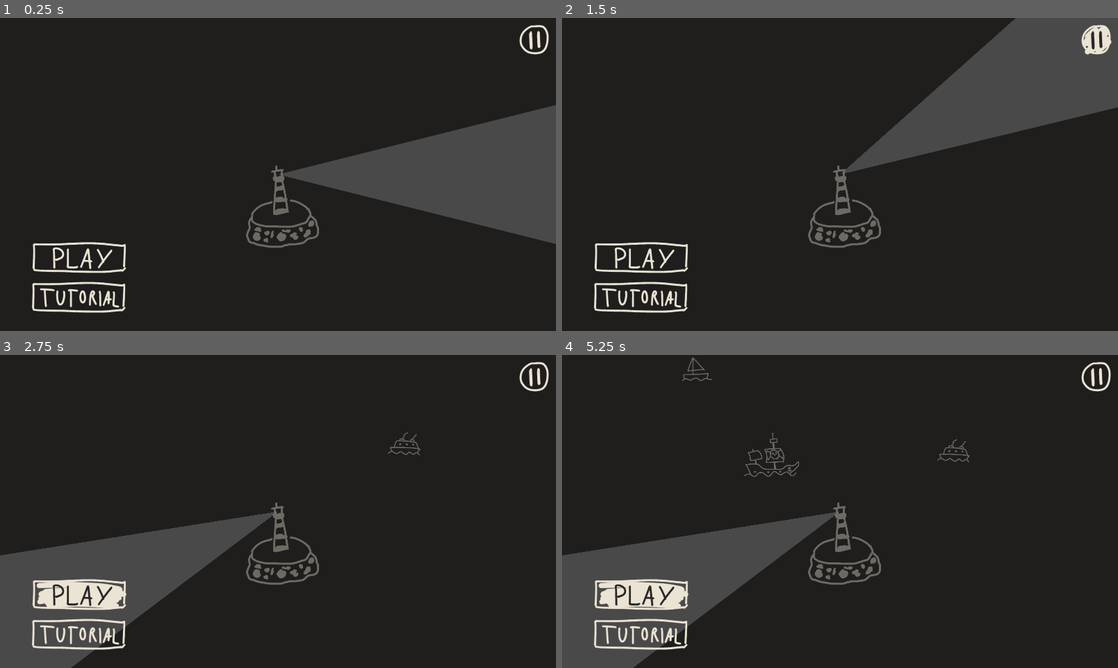
Above: before the commit, frames 1-4 (two rows, left to right).
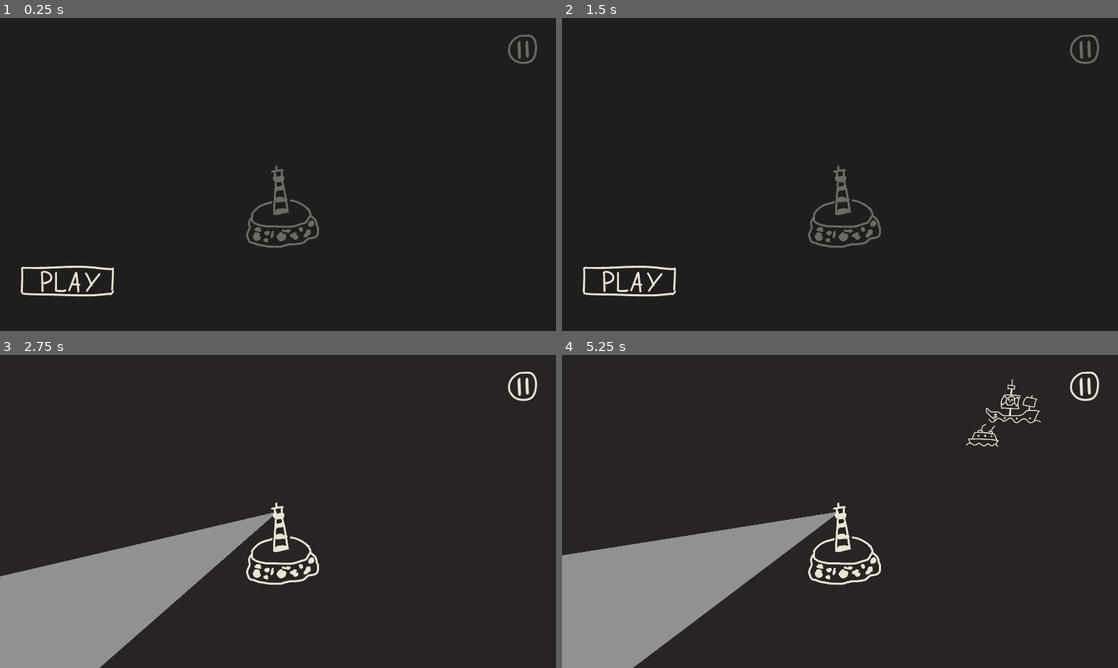
Above: after the commit, the same moments.

Repository: rajariandhana/IGI-Game-Jam-2025
Game: Godot game, scene res://game.tscn
The game is run twice, just before and just after one commit, with the same random seed, the same clock (stepped at 60 frames per second) and the same inputs. The engine's default icon, where the game draws it, is replaced by a stand-in: a white triangle on a blue panel in a dark square.
Inputs (mouse positions are in pixels of both pictures, inside the frame that each line leads up to; where the layout moved, square brackets give the same spot in the first picture):
- Up to frame 1 (0.25 s): no input
- Up to frame 2 (1.5 s): click (1084, 49) at 0.52 s; click (1095, 39) at 1.27 s
- Up to frame 3 (2.75 s): click (66, 617) [77, 596] at 2 s
- Up to frame 4 (5.25 s): click (639, 596) at 2.77 s; click (1095, 376) at 3.52 s; click (628, 617) at 4.27 s; click (639, 596) at 5.02 s

The runs differ from the first frame. In frame 1, 13% of the frame differs, in the area x 3-100%, y 2-95%; in frame 2, 13%; in frame 3, 15%, in the area x 0-99%, y 2-100%; in frame 4, 14%.

Commit message:
submitted broken

Diff:
--- a/game.tscn
+++ b/game.tscn
@@ -1,16 +1,19 @@
-[gd_scene load_steps=13 format=3 uid="uid://cmfudhahwgb1l"]
+[gd_scene load_steps=16 format=3 uid="uid://cmfudhahwgb1l"]
 
 [ext_resource type="Script" uid="uid://c1uqne0i5tuli" path="res://scripts/game.gd" id="1_feb5d"]
 [ext_resource type="Texture2D" uid="uid://c0kcisdb8sd7t" path="res://lighthouse.png" id="3_fc0e3"]
 [ext_resource type="Script" uid="uid://sdvip6280y30" path="res://scripts/lighthouse.gd" id="3_feb5d"]
 [ext_resource type="Texture2D" uid="uid://bwf038hs4kump" path="res://btn-play.png" id="4_7jktm"]
+[ext_resource type="Script" uid="uid://ybhhryggl43w" path="res://ui_manager.gd" id="4_lc2xo"]
 [ext_resource type="Texture2D" uid="uid://e2jlhx587pt0" path="res://btn-play-hover.png" id="5_ryrav"]
 [ext_resource type="Texture2D" uid="uid://dwdbnjtasd0fa" path="res://btn-tutorial.png" id="6_eow3j"]
+[ext_resource type="FontFile" uid="uid://fl4ltstkua2f" path="res://fonts/KGSimplytheBest.ttf" id="7_215e1"]
 [ext_resource type="Texture2D" uid="uid://bu0d4uycpggdd" path="res://btn-tutorial-hover.png" id="7_j5wjh"]
 [ext_resource type="Texture2D" uid="uid://chp77srg2a5mm" path="res://btn-resume.png" id="8_vef74"]
 [ext_resource type="Texture2D" uid="uid://crpbuasr8s2x4" path="res://btn-resume-hover.png" id="9_hve3p"]
 [ext_resource type="Texture2D" uid="uid://3wkdaevhd7qg" path="res://btn-pause.png" id="10_mfdv2"]
 [ext_resource type="Texture2D" uid="uid://bf8qr0ashcyga" path="res://btn-pause-hover.png" id="11_iotsf"]
+[ext_resource type="AudioStream" uid="uid://ckddsts7glocv" path="res://sfx/click-1.mp3" id="13_215e1"]
 
 [sub_resource type="CapsuleShape2D" id="CapsuleShape2D_fc0e3"]
 radius = 89.0
@@ -39,7 +42,9 @@
 [node name="CollisionPolygon2D" type="CollisionPolygon2D" parent="Lighthouse"]
 polygon = PackedVector2Array(0, 0, 1200, 300, 1200, 0, 1200, -300)
 
-[node name="Island" type="CollisionShape2D" parent="Lighthouse"]
+[node name="LH" type="Area2D" parent="."]
+
+[node name="CollisionShape2D" type="CollisionShape2D" parent="LH"]
 position = Vector2(5, 109)
 shape = SubResource("CapsuleShape2D_fc0e3")
 
@@ -48,9 +53,15 @@
 [node name="SpawnTimer" type="Timer" parent="."]
 autostart = true
 
+[node name="LevelTimer" type="Timer" parent="."]
+wait_time = 5.0
+autostart = true
+
 [node name="Followers" type="Node2D" parent="."]
 
 [node name="CanvasLayer" type="CanvasLayer" parent="."]
+process_mode = 3
+script = ExtResource("4_lc2xo")
 
 [node name="ColorRect" type="ColorRect" parent="CanvasLayer"]
 offset_left = -992.0
@@ -59,20 +70,43 @@
 offset_bottom = 600.0
 color = Color(0, 0, 0, 0)
 
+[node name="BtnPause" type="TextureButton" parent="CanvasLayer"]
+offset_left = 1750.0
+offset_top = 54.0
+offset_right = 1860.0
+offset_bottom = 164.0
+texture_normal = ExtResource("10_mfdv2")
+texture_pressed = ExtResource("11_iotsf")
+texture_hover = ExtResource("11_iotsf")
+
+[node name="ScoreLabel" type="Label" parent="CanvasLayer"]
+visible = false
+offset_left = 90.0
+offset_top = 989.0
+offset_right = 350.0
+offset_bottom = 1042.0
+theme_override_colors/font_color = Color(0.921569, 0.894118, 0.831373, 1)
+theme_override_fonts/font = ExtResource("7_215e1")
+theme_override_font_sizes/font_size = 50
+text = "Ship saved: 0"
+
 [node name="Panel" type="Panel" parent="CanvasLayer"]
 offset_right = 1982.0
 offset_bottom = 1133.0
 
 [node name="BtnPlay" type="TextureButton" parent="CanvasLayer/Panel"]
-offset_left = 91.0
-offset_top = 756.0
-offset_right = 461.0
-offset_bottom = 906.0
+layout_mode = 0
+offset_left = 50.0
+offset_top = 837.0
+offset_right = 420.0
+offset_bottom = 987.0
 texture_normal = ExtResource("4_7jktm")
 texture_pressed = ExtResource("5_ryrav")
 texture_hover = ExtResource("5_ryrav")
 
 [node name="BtnTutorial" type="TextureButton" parent="CanvasLayer/Panel"]
+visible = false
+layout_mode = 0
 offset_left = 89.0
 offset_top = 893.0
 offset_right = 459.0
@@ -83,24 +117,24 @@
 
 [node name="BtnResume" type="TextureButton" parent="CanvasLayer/Panel"]
 visible = false
-offset_left = -827.0
-offset_top = 132.0
-offset_right = -457.0
-offset_bottom = 282.0
+layout_mode = 0
+offset_left = 52.0
+offset_top = 835.0
+offset_right = 422.0
+offset_bottom = 985.0
 texture_normal = ExtResource("8_vef74")
 texture_pressed = ExtResource("9_hve3p")
 texture_hover = ExtResource("9_hve3p")
 
-[node name="TextureButton" type="TextureButton" parent="CanvasLayer/Panel"]
-layout_mode = 0
-offset_left = 1790.0
-offset_top = 21.0
-offset_right = 1900.0
-offset_bottom = 131.0
-texture_normal = ExtResource("10_mfdv2")
-texture_pressed = ExtResource("11_iotsf")
-texture_hover = ExtResource("11_iotsf")
+[node name="Click" type="AudioStreamPlayer2D" parent="CanvasLayer"]
+stream = ExtResource("13_215e1")
 
 [connection signal="body_entered" from="Lighthouse" to="Lighthouse" method="_on_body_entered"]
 [connection signal="body_exited" from="Lighthouse" to="Lighthouse" method="_on_body_exited"]
+[connection signal="area_entered" from="LH" to="." method="_on_lh_area_entered"]
 [connection signal="timeout" from="SpawnTimer" to="." method="_on_spawn_timer_timeout"]
+[connection signal="timeout" from="LevelTimer" to="." method="_on_level_timer_timeout"]
+[connection signal="pressed" from="CanvasLayer/BtnPause" to="." method="_on_btn_pause_pressed"]
+[connection signal="pressed" from="CanvasLayer/Panel/BtnPlay" to="." method="_on_btn_play_pressed"]
+[connection signal="pressed" from="CanvasLayer/Panel/BtnTutorial" to="CanvasLayer" method="_on_btn_tutorial_pressed"]
+[connection signal="pressed" from="CanvasLayer/Panel/BtnResume" to="." method="_on_btn_resume_pressed"]
--- a/scripts/follower.gd
+++ b/scripts/follower.gd
@@ -31,12 +31,18 @@
 	var direction = target_position-position
 	var movement = direction.normalized()*speed*delta
 	position+=movement
-	if position.x<-1920/2 || position.y<-1080/2 || position.x>1920/2 || position.y>1080/2:
+	var x = position.x
+	var y = position.y
+	if x<-1920/2 || y<-1080/2 || x>1920/2 || y>1080/2:
 		print("CLEARED")
+		Game.saved()
 		queue_free()
-	if target_position.x > position.x:
+	if -100<=x && x<=100 && -20<=y && y<=200:
+		Game.die()
+
+	if target_position.x > x:
 		sprite.flip_h = false
-	elif target_position.x < position.x:
+	elif target_position.x < x:
 		sprite.flip_h = true
 
 func set_target(target:Vector2):
--- a/scripts/game.gd
+++ b/scripts/game.gd
@@ -2,26 +2,40 @@
 
 var follower = load("res://follower.tscn")
 
-var spawn_interval_min = 5.0
-var spawn_interval_max = 15.0
+var spawn_interval_min = 4.0
+var spawn_interval_max = 10.0
 var spawn_radius = 100
+
 var spawn_area_min = Vector2(-1920/2,-1080/2)
 var spawn_area_max = Vector2(1920/2,1080/2)
+
+@onready var canvas_layer: CanvasLayer = $CanvasLayer
+
+var level=0
+
+var score=0
 
 @onready var spawn_timer: Timer = $SpawnTimer
 @onready var followers: Node2D = $Followers
 
 func _ready() -> void:
+	setup_ui()
+
+func play():
+	print("GAME START")
 	spawn_timer = Timer.new()
-	spawn_timer.wait_time = randf_range(spawn_interval_min, spawn_interval_max)
-	add_child(spawn_timer)
-	#var f1:Follower = follower.instantiate()
-	#followers.add_child(f1)
-	#f1.set_props(0, Vector2(-1920/2,0))
+	var wait=randf_range(spawn_interval_min, spawn_interval_max)
+	level=0
+	score=0
+	#score_label.text = "Ship saved: "+str(score)
+	print("wait time: "+str(wait))
+
 
 func _on_spawn_timer_timeout() -> void:
 	spawn_follower()
-	spawn_timer.wait_time = randf_range(spawn_interval_min, spawn_interval_max)
+	var wait=randf_range(spawn_interval_min, spawn_interval_max)
+	print("wait time: "+str(wait))
+	spawn_timer.wait_time = wait
 
 func spawn_follower():
 	var chance = randi_range(0,10)
@@ -46,3 +60,83 @@
 		if v.distance_to(follower.position) < spawn_radius:
 			return get_random_spawn_position()
 	return v
+
+func saved():
+	score+=1
+	#score_label.text = "Ship saved: "+str(score)
+	#canvas_layer.update_score()
+
+func _on_level_timer_timeout() -> void:
+	level+=1
+	print("LVL: "+str(level))
+	spawn_interval_min = max(spawn_interval_min-1,0, 0.0)
+	spawn_interval_max = max(spawn_interval_max-0.5, 2.5)
+	print("Min: "+str(spawn_interval_min)+" | Max: "+str(spawn_interval_max))
+
+
+func _on_lh_area_entered(area: Area2D) -> void:
+	pass
+	#if area is Follower:
+		#print("dead")
+
+@onready var btn_pause: TextureButton = $CanvasLayer/BtnPause
+@onready var panel: Panel = $CanvasLayer/Panel
+@onready var btn_play: TextureButton = $CanvasLayer/Panel/BtnPlay
+#@onready var btn_tutorial: TextureButton = $CanvasLayer/Panel/BtnTutorial
+@onready var btn_resume: TextureButton = $CanvasLayer/Panel/BtnResume
+@onready var click: AudioStreamPlayer2D = $CanvasLayer/Click
+@onready var score_label: Label = $CanvasLayer/ScoreLabel
+
+func setup_ui() -> void:
+	#await get_tree().create_timer(0.5).timeout  # Waits for 0.5 seconds
+	#print("0.5 seconds have passed!")
+	#btn_pause.visible=false
+	#btn_play.visible=true
+	#btn_resume.visible=false
+	##btn_tutorial.visible=true
+	#panel.visible=true
+	get_tree().paused = true
+	#update_score()
+
+func pause():
+	btn_pause.visible=false
+	btn_play.visible=false
+	btn_resume.visible=true
+	#btn_tutorial.visible=true
+	panel.visible=true
+	get_tree().paused = true
+	print("GAME PAUSED")
+
+func resume():
+	btn_pause.visible=true
+	btn_play.visible=false
+	btn_resume.visible=true
+	#btn_tutorial.visible=true
+	panel.visible=false
+	get_tree().paused = false
+	print("GAME RESUMED")
+
+func _on_btn_play_pressed() -> void:
+	click.play()
+	Game.play()
+	resume()
+
+func _on_btn_tutorial_pressed() -> void:
+	click.play()
+	print("TUTORBOSS")
+
+func _on_btn_resume_pressed() -> void:
+	click.play()
+	resume()
+
+func _on_btn_pause_pressed() -> void:
+	click.play()
+	pause()
+
+
+func die():
+	panel.visible=true
+	btn_play.visible=true
+	btn_resume.visible=false
+	#btn_tutorial.visible=true
+	get_tree().paused = true
--- /dev/null
+++ b/ui_manager.gd
@@ -0,0 +1,51 @@
+extends CanvasLayer
+
+@onready var btn_pause: TextureButton = $BtnPause
+@onready var panel: Panel = $Panel
+@onready var btn_play: TextureButton = $Panel/BtnPlay
+#@onready var btn_tutorial: TextureButton = $Panel/BtnTutorial
+@onready var btn_resume: TextureButton = $Panel/BtnResume
+@onready var click: AudioStreamPlayer2D = $Click
+@onready var score_label: Label = $ScoreLabel
+
+
+
+func pause():
+	btn_pause.visible=false
+	btn_play.visible=false
+	btn_resume.visible=true
+	#btn_tutorial.visible=true
+	panel.visible=true
+	get_tree().paused = true
+	print("GAME PAUSED")
+
+func resume():
+	btn_pause.visible=true
+	btn_play.visible=false
+	btn_resume.visible=true
+	#btn_tutorial.visible=true
+	panel.visible=false
+	get_tree().paused = false
+	print("GAME RESUMED")
+
+
+
+func _on_btn_play_pressed() -> void:
+	click.play()
+	Game.play()
+	resume()
+
+func _on_btn_tutorial_pressed() -> void:
+	click.play()
+	print("TUTORBOSS")
+
+func _on_btn_resume_pressed() -> void:
+	click.play()
+	resume()
+
+func _on_btn_pause_pressed() -> void:
+	click.play()
+	pause()
+
+#func update_score():
+	#score_label.text = "Ship saved: "+str(Game.score)
Binary file added: Mercusuram-Logo.png
Not shown, added: export_presets.cfg
Not shown, added: fonts/KGFonts-TOU.txt
Binary file added: fonts/KGSimplytheBest.otf
Not shown, added: fonts/KGSimplytheBest.otf.import
Binary file added: fonts/KGSimplytheBest.ttf
Not shown, added: fonts/KGSimplytheBest.ttf.import
Not shown, added: sfx/click-1.mp3.import
Not shown, added: ui_manager.gd.uid
Not shown, changed: .gitignore
Not shown, changed: README.md
Not shown, added: sfx/click-1.mp3
